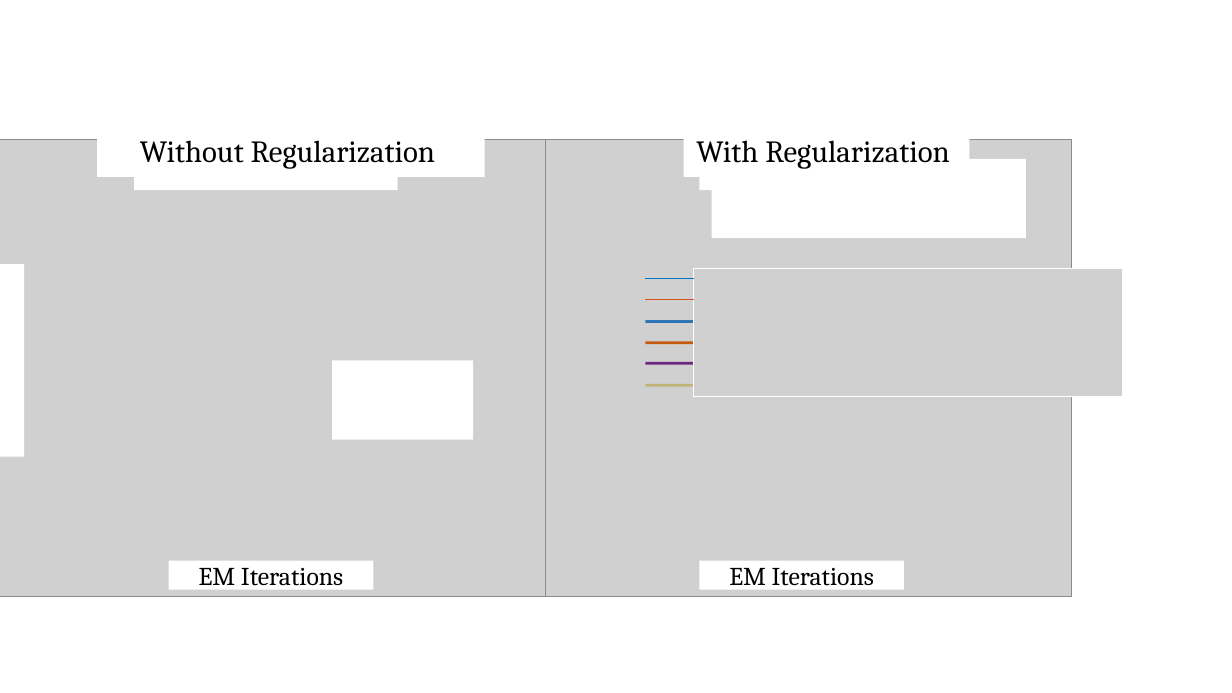
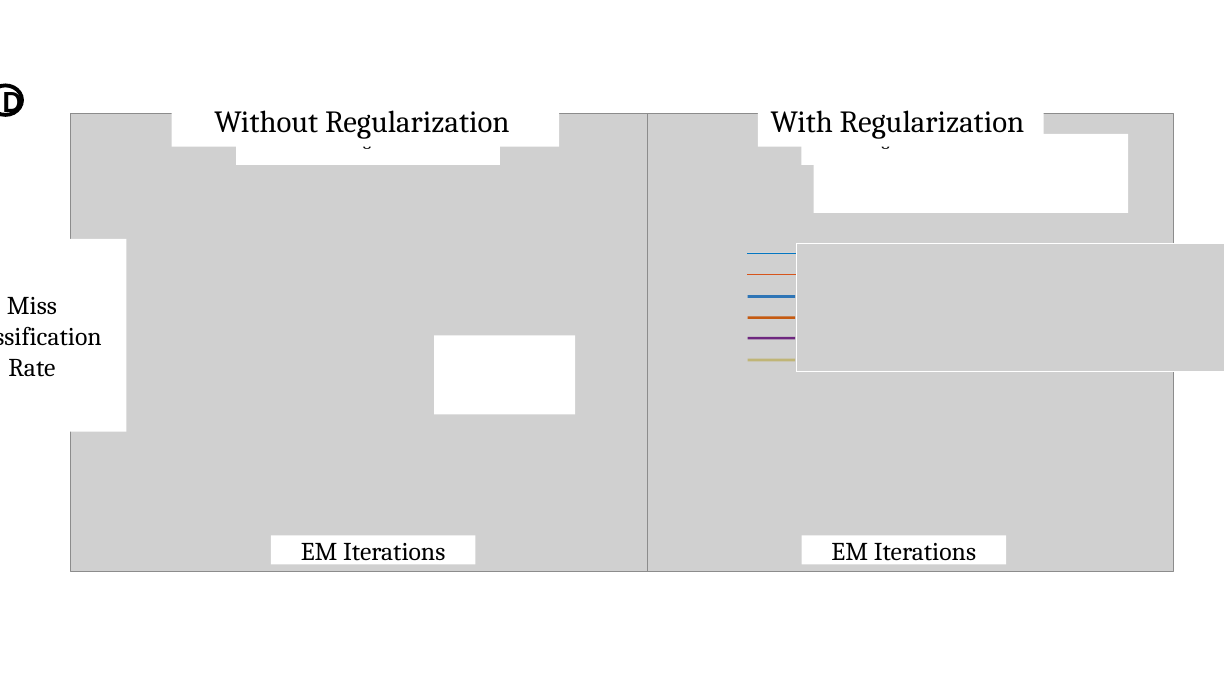
Before and after one commit to David-Taub/HOP-HMM, a slide deck: slide 4 of Help/Figures3.pptx. Drawn at 1232x693 pixels with LibreOffice and Linux fonts; fonts in the diff are those of the drawing; grey boxes stand for pictures. Boxes give left, top, right and bottom in pixels: in the first picture for what was removed or moved away, otherwise in the second. Text is boxed around its words. In the diff, an @@ line names an element or a change of style, - is before the commit and + after.

```diff
--- a/Help/Figures3.pptx
+++ b/Help/Figures3.pptx
@@ ellipse added at box(0, 85, 22, 115), outline #000000 3 pt, 24 pt, text #000000, bold @@
+D
@@ 2 rectangles, 1 picture: place and size @@
-2 rectangles, 1 picture at box(0, 131, 1129, 604)
+2 rectangles, 1 picture at box(0, 106, 1232, 579)
@@ text "Without Regularization" rewrapped from box(178, 154, 350, 169) to box(280, 129, 452, 149) @@
@@ text "With Regularization" rewrapped from box(720, 154, 869, 169) to box(771, 110, 971, 149) @@
@@ 12 rectangles, 2 pictures, 1 text: place and size @@
-12 rectangles, 2 pictures, 1 text at box(0, 139, 1072, 596)
+12 rectangles, 2 pictures, 1 text at box(0, 110, 1174, 571)
```
Also in this commit, not shown: 3 other slides changed, 1 slide added, 7 other files.
